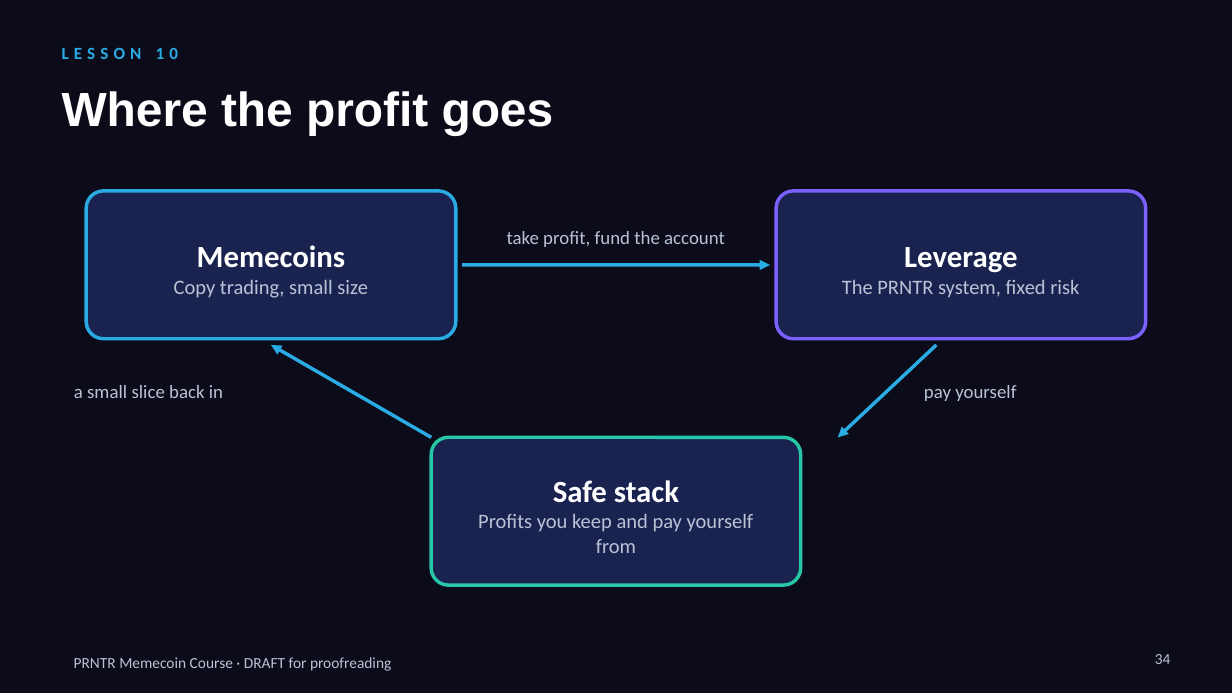
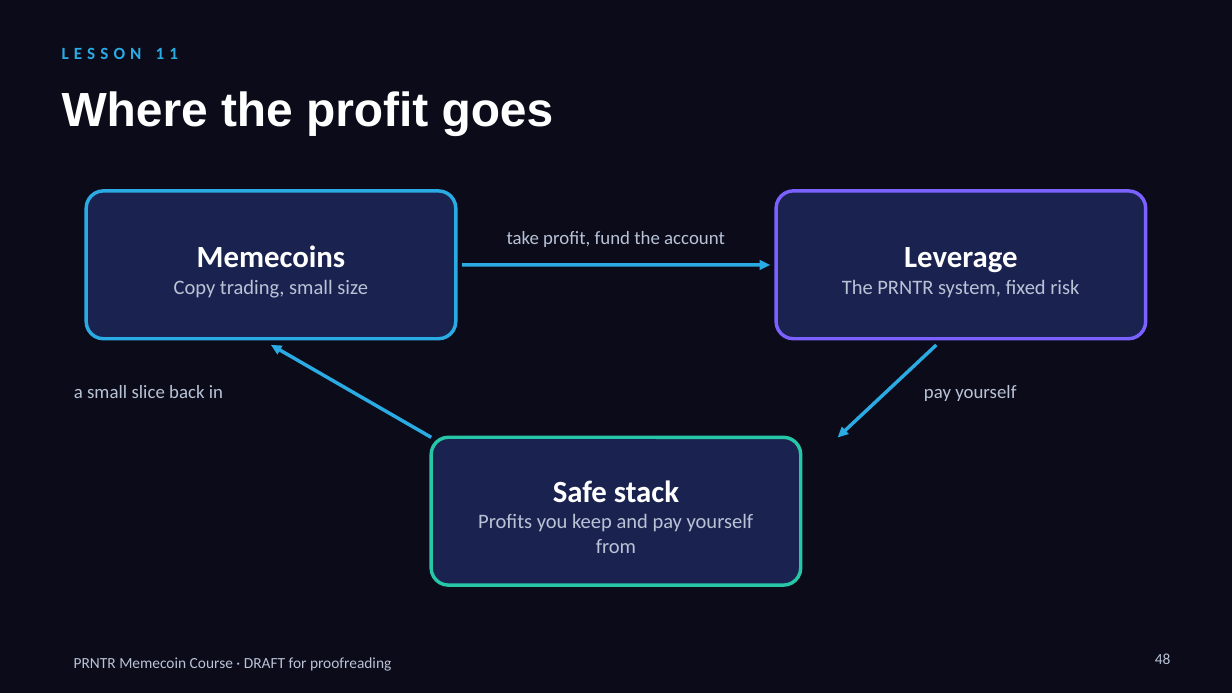
Before and after one commit to dropshippingpharmacist/SDFSDFSFDS, a slide deck: slide 48 of business_course/memecoin_course/PRNTR_Memecoin_Course_DRAFT.pptx (slide 34 before the commit). Drawn at 1232x693 pixels with LibreOffice and Linux fonts; fonts in the diff are those of the drawing. Boxes give left, top, right and bottom in pixels: in the first picture for what was removed or moved away, otherwise in the second. Text is boxed around its words. In the diff, an @@ line names an element or a change of style, - is before the commit and + after.

```diff
--- a/business_course/memecoin_course/PRNTR_Memecoin_Course_DRAFT.pptx
+++ b/business_course/memecoin_course/PRNTR_Memecoin_Course_DRAFT.pptx
@@ text at [62,48,178,59]: text changed @@
-LESSON 10
+LESSON 11
@@ page number at [1155,653,1171,664]: text changed @@
-34
+48
```
Also in this commit, not shown: 22 other slides changed, 14 slides added, 4 other files.
